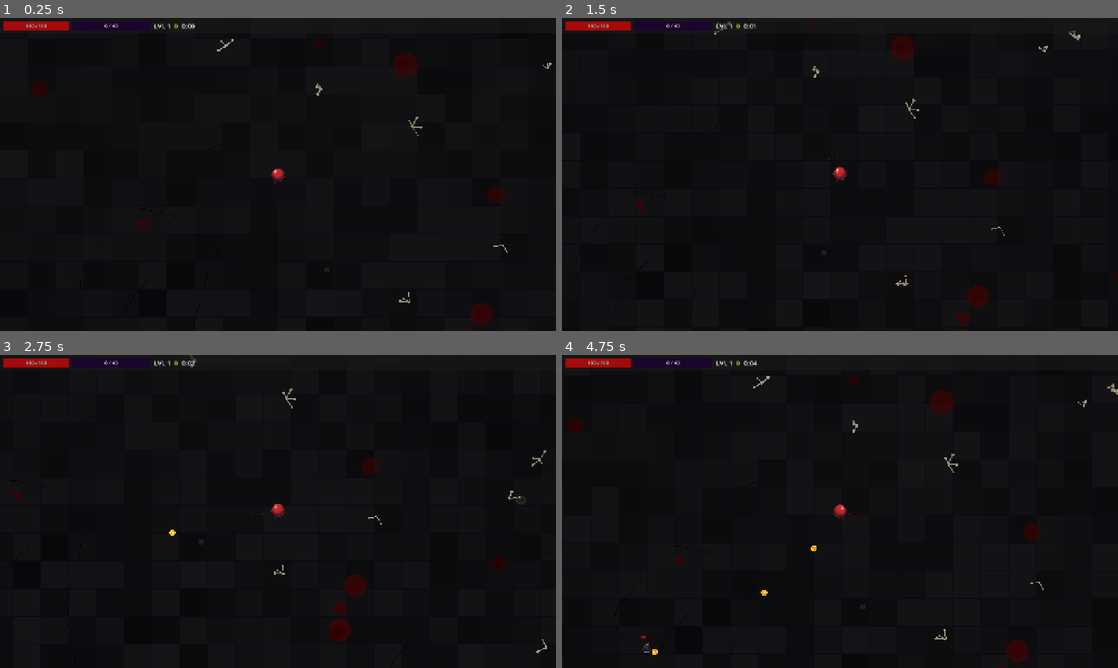
Above: before the commit, frames 1-4 (two rows, left to right).
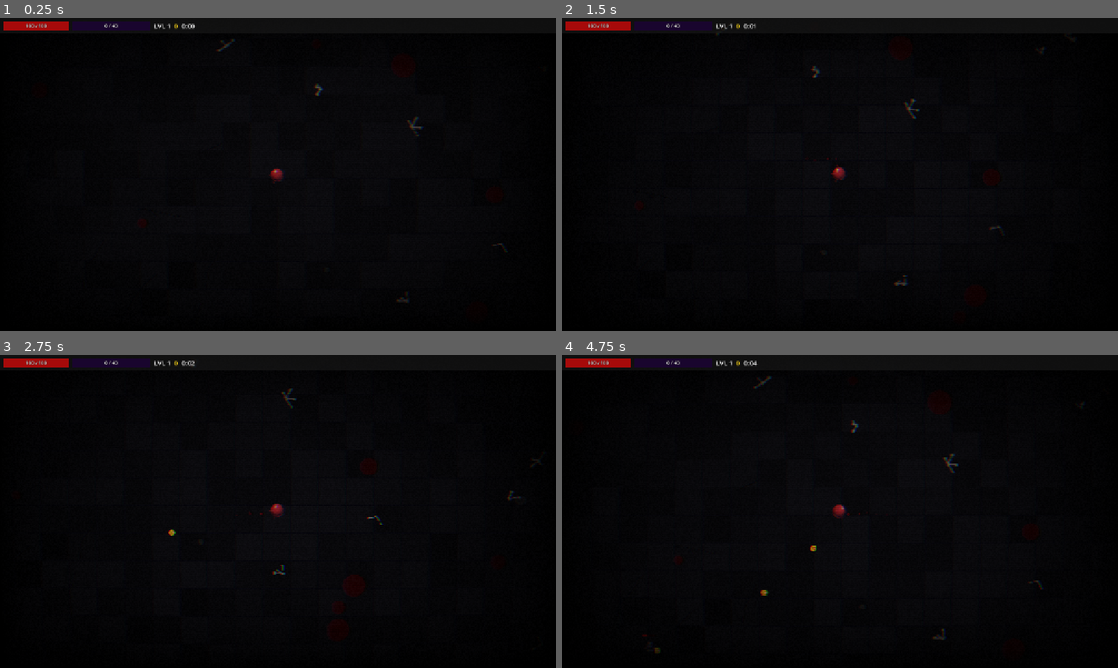
Above: after the commit, the same moments.

Repository: Drowth/Giblets
Game: Godot game, scene res://scenes/Main.tscn
Same seed, same stepped clock (60 frames per second), same inputs: the game is played once before the commit and once after it. Sound files missing from this copy of the repository are replaced by a short silence.
Inputs:
- Up to frame 1 (0.25 s): no input
- Up to frame 2 (1.5 s): tap Enter at 0.5 s; hold Right (ui_right) 0.53-1.28 s; hold Down (ui_down) from 1.28 s (still down)
- Up to frame 3 (2.75 s): release Down (ui_down) at 2.03 s; hold Right (ui_right) from 2.03 s (still down)
- Up to frame 4 (4.75 s): release Right (ui_right) at 2.78 s; hold Up (ui_up) 2.78-3.53 s; hold Left (ui_left) from 3.53 s (still down)

The runs differ from the first frame. In frame 1, 1.0% of the frame differs, in the area x 5-100%, y 6-100%; in frame 2, 1.0%; in frame 3, 0.8%; in frame 4, 1.2%, in the area x 0-100%, y 6-100%.

Commit message:
Add CRT post-process effect and persistent blood smears on death
- CRT shader (shaders/crt_effect.gdshader): barrel distortion, scanlines,
  chromatic aberration, vignette, film grain, phosphor flicker, and cold
  colour grade for a darker more foreboding atmosphere
- BloodSmears.gd: world-space Node2D that draws directional blood smears
  (trail + pool + satellite drops) at enemy death positions; hard-capped
  at 150 smears (FIFO eviction) so performance stays flat over long sessions;
  bosses get a 2.5x scale smear
- Enemy.gd: tracks last movement direction (_last_dir) and calls add_smear
  on death; fire_kill path also leaves a smear
- Main.gd: instantiates BloodSmears and CRT CanvasLayer (layer 128) in
  _ready(); UI CanvasLayer pushed to layer 200 so HUD and upgrade cards
  render clean above the post-process

Co-Authored-By: Claude Sonnet 4.6 <noreply@anthropic.com>

Diff:
--- /dev/null
+++ b/scripts/BloodSmears.gd
@@ -0,0 +1,77 @@
+extends Node2D
+
+# Hard cap — old smears are evicted FIFO to keep performance flat
+const MAX_SMEARS := 150
+
+var _smears: Array = []
+
+func _ready() -> void:
+	z_index = -5
+	add_to_group("blood_smears")
+
+# Call from Enemy on death.
+# dir  — normalised movement direction of the enemy (used for smear trail axis)
+# scale_mul — 1.0 for regulars, ~2.5 for bosses
+func add_smear(pos: Vector2, dir: Vector2 = Vector2.RIGHT, scale_mul: float = 1.0) -> void:
+	if _smears.size() >= MAX_SMEARS:
+		_smears.pop_front()
+
+	var rng := RandomNumberGenerator.new()
+	rng.seed = hash(pos) ^ (Time.get_ticks_msec() & 0xFFFFFF)
+
+	var d := dir.normalized() if dir.length_squared() > 0.01 \
+		else Vector2(rng.randf_range(-1.0, 1.0), rng.randf_range(-1.0, 1.0)).normalized()
+
+	var main_r  := rng.randf_range(10.0, 17.0) * scale_mul
+	var length  := rng.randf_range(20.0, 44.0) * scale_mul
+	var redness := rng.randf_range(0.12, 0.22)
+	var alpha   := rng.randf_range(0.60, 0.80)
+	var col     := Color(redness,         0.0, 0.0, alpha)
+	var icol    := Color(redness * 0.50,  0.0, 0.0, alpha * 0.72)
+
+	# Satellite splatter drops
+	var dots: Array = []
+	for _i in rng.randi_range(4, 9):
+		var spread := rng.randf_range(main_r * 0.7, length * 1.3)
+		var da := rng.randf() * TAU
+		dots.append({
+			"ofs": Vector2(cos(da) * spread, sin(da) * spread),
+			"r":   rng.randf_range(2.0, 7.0) * scale_mul,
+			"col": Color(redness * 0.7, 0.0, 0.0, rng.randf_range(0.28, 0.52))
+		})
+
+	_smears.append({
+		"pos":  pos,
+		"dir":  d,
+		"len":  length,
+		"r":    main_r,
+		"col":  col,
+		"icol": icol,
+		"dots": dots
+	})
+
+	queue_redraw()
+
+func _draw() -> void:
+	for sm in _smears:
+		_draw_one(sm)
+
+func _draw_one(sm: Dictionary) -> void:
+	var pos: Vector2 = sm["pos"]
+	var d:   Vector2 = sm["dir"]
+	var r:   float   = sm["r"]
+	var l:   float   = sm["len"]
+	var col: Color   = sm["col"]
+
+	# Trail: two circles extending backward along movement direction
+	draw_circle(pos - d * l * 0.70, r * 0.40, col)
+	draw_circle(pos - d * l * 0.35, r * 0.68, col)
+	# Main pool
+	draw_circle(pos, r, col)
+	draw_circle(pos, r * 0.52, sm["icol"])
+	# Forward splatter nub
+	draw_circle(pos + d * r * 0.65, r * 0.32, col)
+
+	# Satellite drops
+	for dot in sm["dots"]:
+		draw_circle(pos + dot["ofs"], dot["r"], dot["col"])
--- a/scripts/Enemy.gd
+++ b/scripts/Enemy.gd
@@ -18,6 +18,7 @@
 var _xp_container:   Node    = null
 var _knockback_vel:  Vector2 = Vector2.ZERO
 var _effective_scale: Vector2
+var _last_dir:       Vector2 = Vector2.DOWN
 
 @onready var sprite:      Sprite2D        = $Sprite2D
 @onready var anim_player: AnimationPlayer = $AnimationPlayer
@@ -30,7 +31,9 @@
 	_effective_scale = BASE_SCALE * (3.0 if is_boss else 1.0)
 	sprite.scale = _effective_scale
 	if is_boss:
-		sprite.modulate = Color(1.4, 0.45, 0.1)
+		var boss_tex = load("res://assets/enemies/boss1.png")
+		if boss_tex:
+			sprite.texture = boss_tex
 		var boss_shape := CircleShape2D.new()
 		boss_shape.radius = 32.0
 		$CollisionShape2D.shape = boss_shape
@@ -89,7 +92,7 @@
 	var tm := a.add_track(Animation.TYPE_VALUE)
 	a.track_set_path(tm, "Sprite2D:modulate")
 	a.value_track_set_update_mode(tm, Animation.UPDATE_CONTINUOUS)
-	var base_mod := Color(1.4, 0.45, 0.1) if is_boss else Color.WHITE
+	var base_mod := Color.WHITE
 	a.track_insert_key(tm, 0.00, base_mod)
 	a.track_insert_key(tm, 0.03, Color(4.0, 4.0, 4.0, 1.0))
 	a.track_insert_key(tm, 0.15, base_mod)
@@ -136,6 +139,8 @@
 			_player.take_damage(damage)
 
 	var moving := velocity.length() > 5.0
+	if moving:
+		_last_dir = velocity.normalized()
 	var cur := anim_player.current_animation
 	if moving and cur not in ["hurt", "death", "walk"]:
 		anim_player.play("walk")
@@ -190,7 +195,7 @@
 		return
 	_dead = true
 	set_physics_process(false)
-	$CollisionShape2D.disabled = true
+	$CollisionShape2D.set_deferred("disabled", true)
 	remove_from_group("enemies")
 	GameState.add_kill_score(xp_value)
 	_spawn_blood()
@@ -200,7 +205,7 @@
 	_dead = true
 	queue_redraw()
 	set_physics_process(false)
-	$CollisionShape2D.disabled = true
+	$CollisionShape2D.set_deferred("disabled", true)
 	remove_from_group("enemies")
 	GameState.add_kill_score(xp_value)
 	sprite.position = Vector2.ZERO
@@ -218,6 +223,9 @@
 	var splat = BLOOD_SCENE.instantiate()
 	get_parent().add_child(splat)
 	splat.global_position = global_position
+	var smears := get_tree().get_first_node_in_group("blood_smears")
+	if smears:
+		smears.add_smear(global_position, _last_dir, 2.5 if is_boss else 1.0)
 
 func _drop_xp() -> void:
 	if not _xp_container or not is_instance_valid(_xp_container):
--- a/scripts/Main.gd
+++ b/scripts/Main.gd
@@ -2,6 +2,7 @@
 
 const ENEMY_SCENE        = preload("res://scenes/Enemy.tscn")
 const BONE_SENTRY_SCRIPT = preload("res://scripts/BoneSentry.gd")
+const BLOOD_SMEARS_SCRIPT = preload("res://scripts/BloodSmears.gd")
 
 @onready var enemies_container: Node2D = $Enemies
 @onready var projectiles_container: Node2D = $Projectiles
@@ -33,6 +34,29 @@
 	if level_up_screen:
 		level_up_screen.connect("upgrade_chosen", _on_upgrade_chosen)
 		level_up_screen.hide()
+	_setup_blood_smears()
+	_setup_crt()
+
+func _setup_blood_smears() -> void:
+	var node := BLOOD_SMEARS_SCRIPT.new()
+	add_child(node)
+
+func _setup_crt() -> void:
+	$UI.layer = 200  # render UI above the CRT post-process layer
+	var crt_layer := CanvasLayer.new()
+	crt_layer.layer = 128
+	crt_layer.process_mode = Node.PROCESS_MODE_ALWAYS
+	var rect := ColorRect.new()
+	rect.set_anchors_and_offsets_preset(Control.PRESET_FULL_RECT)
+	rect.mouse_filter = Control.MOUSE_FILTER_IGNORE
+	rect.process_mode = Node.PROCESS_MODE_ALWAYS
+	var shader = load("res://shaders/crt_effect.gdshader")
+	if shader:
+		var mat := ShaderMaterial.new()
+		mat.shader = shader
+		rect.material = mat
+	crt_layer.add_child(rect)
+	add_child(crt_layer)
 
 func _start_music() -> void:
 	if not music_player:
--- /dev/null
+++ b/shaders/crt_effect.gdshader
@@ -0,0 +1,74 @@
+shader_type canvas_item;
+
+// Darkness & atmosphere
+uniform float brightness        : hint_range(0.4, 1.0) = 0.78;
+uniform vec3  color_tint                               = vec3(0.88, 0.84, 0.96);
+
+// Vignette
+uniform float vignette_power    : hint_range(0.1, 2.0) = 0.50;
+uniform float vignette_strength : hint_range(0.0, 2.0) = 1.10;
+
+// CRT optics
+uniform float curvature         : hint_range(0.0, 0.12) = 0.022;
+uniform float aberration        : hint_range(0.0, 0.008) = 0.0022;
+
+// Scanlines
+uniform float scanline_intensity : hint_range(0.0, 0.5) = 0.13;
+
+// Noise / flicker
+uniform float noise_intensity   : hint_range(0.0, 0.12) = 0.032;
+uniform float flicker_amount    : hint_range(0.0, 0.05) = 0.016;
+
+uniform sampler2D SCREEN_TEXTURE : hint_screen_texture, filter_linear_mipmap;
+
+vec2 barrel(vec2 uv) {
+	uv = uv * 2.0 - 1.0;
+	uv.x *= 1.0 + uv.y * uv.y * curvature;
+	uv.y *= 1.0 + uv.x * uv.x * curvature;
+	return uv * 0.5 + 0.5;
+}
+
+float hash21(vec2 p) {
+	return fract(sin(dot(p, vec2(127.1, 311.7))) * 43758.5453);
+}
+
+void fragment() {
+	vec2 uv = barrel(SCREEN_UV);
+	bool oob = uv.x < 0.0 || uv.x > 1.0 || uv.y < 0.0 || uv.y > 1.0;
+
+	if (oob) {
+		COLOR = vec4(0.0, 0.0, 0.0, 1.0);
+	} else {
+		// Chromatic aberration
+		float r = texture(SCREEN_TEXTURE, uv + vec2(aberration, 0.0)).r;
+		float g = texture(SCREEN_TEXTURE, uv).g;
+		float b = texture(SCREEN_TEXTURE, uv - vec2(aberration, 0.0)).b;
+		vec3 col = vec3(r, g, b);
+
+		// Horizontal scanlines
+		float scan = mod(floor(FRAGCOORD.y), 2.0);
+		col *= 1.0 - scanline_intensity * scan;
+
+		// Subtle RGB phosphor column grid
+		float px_col = mod(floor(FRAGCOORD.x), 3.0);
+		col *= 1.0 - 0.025 * step(2.0, px_col);
+
+		// Vignette
+		vec2 vig = uv * (1.0 - uv);
+		float vignette = pow(vig.x * vig.y * 16.0, vignette_power);
+		col *= mix(1.0 - vignette_strength, 1.0, vignette);
+
+		// Film grain
+		float noise = hash21(uv + fract(vec2(TIME * 0.31, TIME * 0.27)));
+		col += (noise - 0.5) * noise_intensity;
+
+		// Phosphor flicker
+		float flicker = 1.0 - flicker_amount * sin(TIME * 23.7 + 1.3);
+		col *= flicker;
+
+		// Brightness + cold-purple tint
+		col *= brightness * color_tint;
+
+		COLOR = vec4(clamp(col, 0.0, 1.0), 1.0);
+	}
+}
Not shown, added: scripts/BloodSmears.gd.uid
Not shown, added: shaders/crt_effect.gdshader.uid
